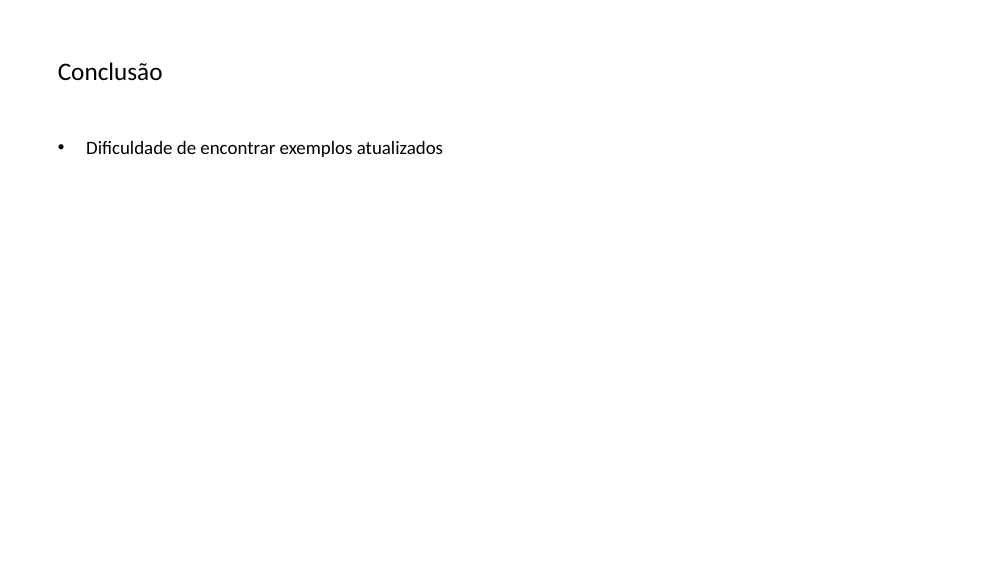
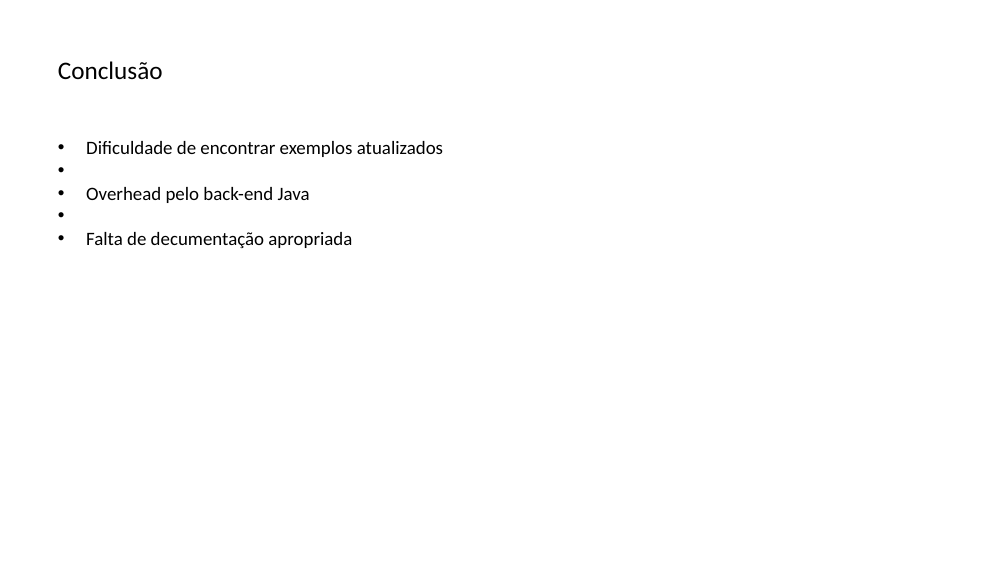
Before and after one commit to lquatrin/inf2591, a slide deck: slide 41 of x10.pptx (slide 39 before the commit). Drawn at 1008x567 pixels with LibreOffice and Linux fonts; fonts in the diff are those of the drawing. Boxes give left, top, right and bottom in pixels: in the first picture for what was removed or moved away, otherwise in the second. Text is boxed around its words. In the diff, an @@ line names an element or a change of style, - is before the commit and + after.

```diff
--- a/x10.pptx
+++ b/x10.pptx
@@ text at bbox=[86, 187, 352, 248]: paragraphs added @@
+• Overhead pelo back-end Java
+• Falta de decumentação apropriada
```
Also in this commit, not shown: 14 other slides changed, 4 slides added, 2 slides removed, 4 other files.
